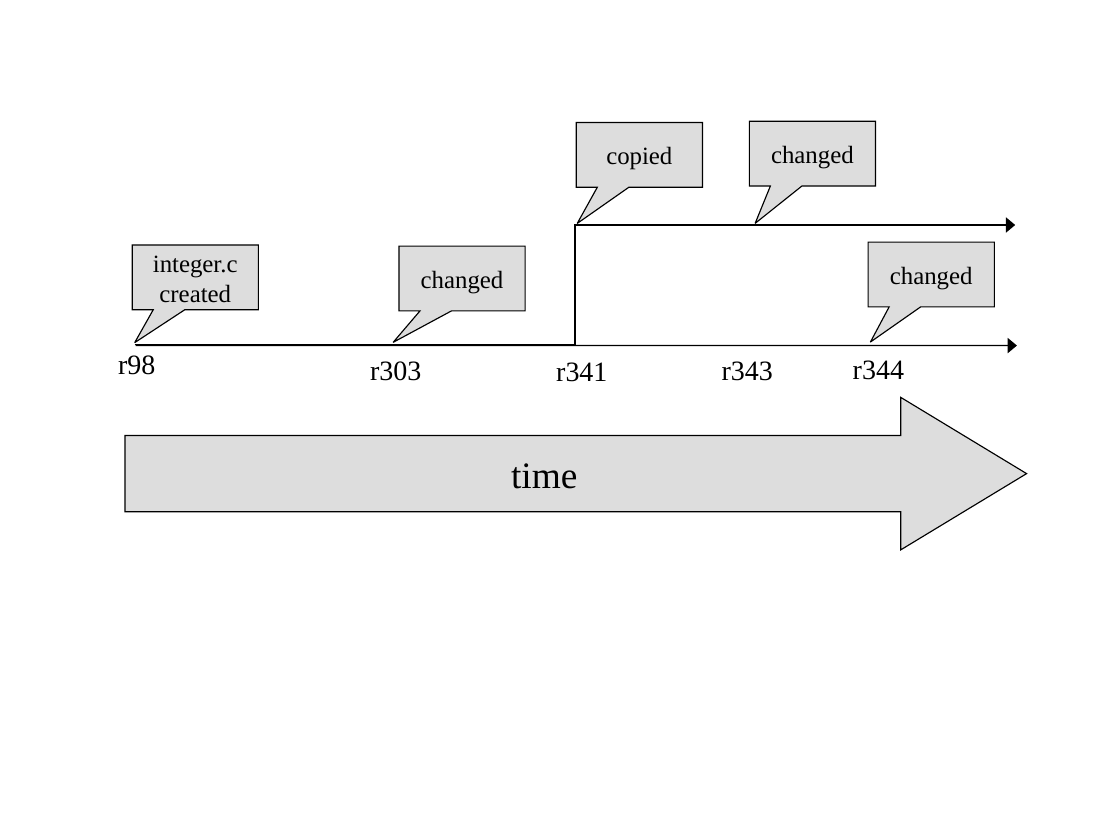
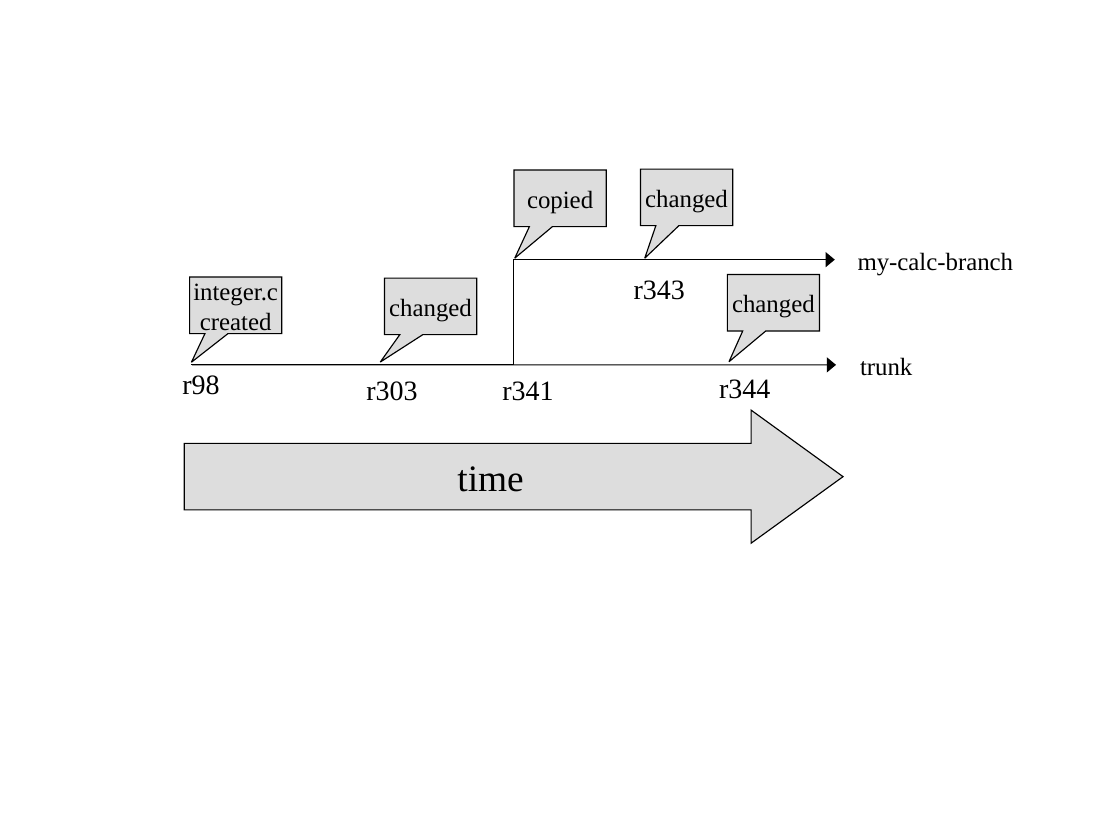
Before and after one commit to joysboy/svnbook, a slide deck: slide 4 of src/book/book/images/branches.ppt. Drawn at 1120x840 pixels with LibreOffice and Linux fonts; fonts in the diff are those of the drawing. Boxes give left, top, right and bottom in pixels: in the first picture for what was removed or moved away, otherwise in the second. Text is boxed around its words. In the diff, an @@ line names an element or a change of style, - is before the commit and + after.

```diff
--- a/src/book/book/images/branches.ppt
+++ b/src/book/book/images/branches.ppt
@@ speech box "copied": place and size @@
-speech box "copied" at (577, 122, 703, 187)
+speech box "copied" at (514, 170, 606, 226)
@@ speech box "changed": place and size @@
-speech box "changed" at (749, 121, 876, 186)
+speech box "changed" at (641, 169, 732, 225)
@@ elbow arrow moved from (134, 345) - (1015, 225) to (192, 364) - (834, 260) @@
@@ text "r343": place and size @@
-text "r343" at (722, 361, 773, 381)
+text "r343" at (634, 280, 685, 300)
@@ text added at (858, 252, 1014, 276), 16 pt, text #000000 @@
+my-calc-branch
@@ speech box "integer.c": place and size @@
-speech box "integer.c" at (132, 245, 259, 310)
+speech box "integer.c" at (189, 277, 281, 333)
@@ speech box "changed": place and size @@
-speech box "changed" at (399, 246, 525, 311)
+speech box "changed" at (384, 278, 476, 334)
@@ speech box "changed": place and size @@
-speech box "changed" at (868, 242, 995, 307)
+speech box "changed" at (727, 274, 819, 330)
@@ text added at (860, 357, 912, 376), 16 pt, text #000000 @@
+trunk
@@ text "r98": place and size @@
-text "r98" at (118, 355, 155, 375)
+text "r98" at (182, 375, 219, 395)
@@ arrow moved from (136, 346) - (1017, 346) to (192, 365) - (836, 365) @@
@@ text "r303": place and size @@
-text "r303" at (370, 361, 421, 381)
+text "r303" at (366, 381, 417, 401)
@@ text "r341": place and size @@
-text "r341" at (556, 362, 607, 382)
+text "r341" at (502, 381, 553, 401)
@@ text "r344": place and size @@
-text "r344" at (853, 360, 904, 380)
+text "r344" at (719, 379, 770, 399)
@@ right arrow "time": place and size @@
-right arrow "time" at (125, 398, 1027, 550)
+right arrow "time" at (185, 410, 843, 543)
@@ right arrow "time" at (185, 410, 843, 543): proportions changed @@
```
Also in this commit, not shown: 2 other slides changed, 3 other files.
